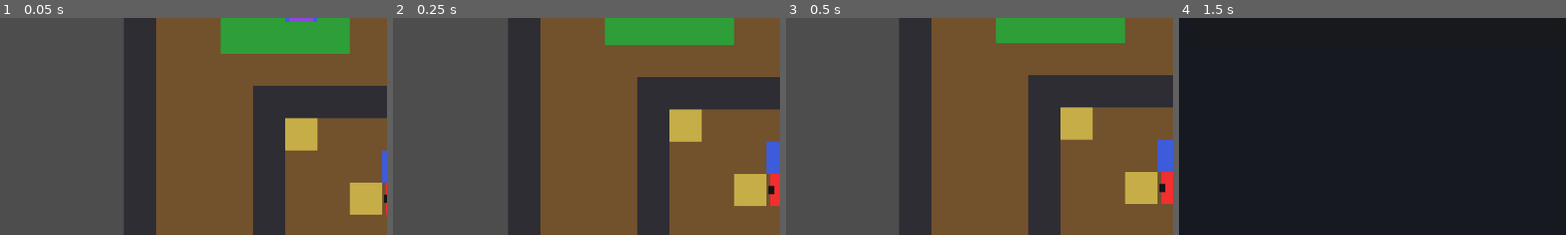
Above: before the commit, frames 1-4 (left to right).
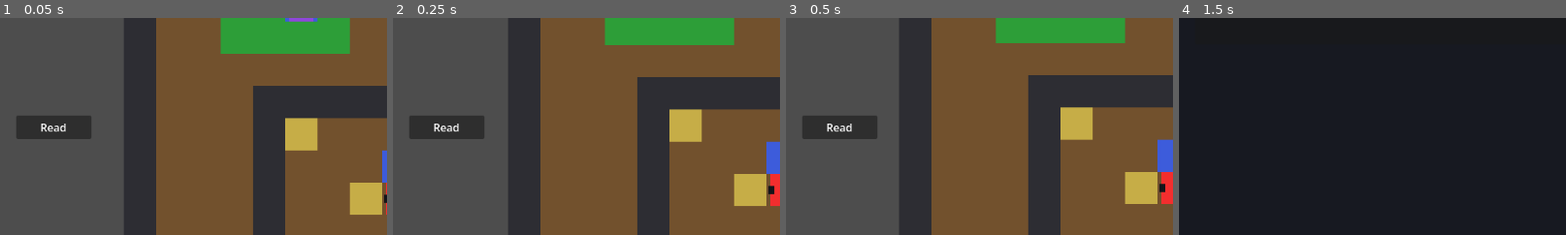
Above: after the commit, the same moments.

Repository: CHEESEMARSHALL/pepemon
Game: Godot game, scene res://scenes/game/GameRoot.tscn
The game is run twice, just before and just after one commit, with the same random seed, the same clock (stepped at 60 frames per second) and the same inputs.
Inputs (mouse positions are % of the whole screen's width and height, from its top left):
- Up to frame 1 (0.05 s): no input
- Up to frame 2 (0.25 s): no input
- Up to frame 3 (0.5 s): no input
- Up to frame 4 (1.5 s): tap Enter (ui_accept) at 0.5 s; move the mouse to (72, 45) at 0.52 s; hold Right (ui_right) 0.53-1.25 s; hold Enter (ui_accept) 0.53-1.25 s; click (72, 45) at 0.67 s; drag from (30, 55) to (45, 70) at 1.27 s
The pictures show only the part of the screen within x 0-50%, y 11-61%; the shares and areas given below are measured in that part.

The runs differ from the first frame. In frame 1, 2.0% of the frame differs, in the area x 4-24%, y 45-56%; in frame 2, 2.0%; in frame 3, 2.0%; in frame 4, nothing differs.

Commit message:
Add overworld interaction prompts

Diff:
--- a/scenes/overworld/Overworld.gd
+++ b/scenes/overworld/Overworld.gd
@@ -28,6 +28,8 @@
 @onready var _player := %Player as PlayerController
 @onready var _ground_tile_map := %GroundTileMap as TileMap
 @onready var _hint_label := %HintLabel as Label
+@onready var _interaction_prompt := %InteractionPrompt as PanelContainer
+@onready var _interaction_prompt_label := %InteractionPromptLabel as Label
 @onready var _dialogue_panel := %DialoguePanel as PanelContainer
 @onready var _dialogue_label := %DialogueLabel as Label
 @onready var _interactables := %Interactables as Node2D
@@ -44,7 +46,9 @@
 	_setup_interactables()
 	_player.interaction_requested.connect(_on_player_interaction_requested)
 	_player.step_finished.connect(_on_player_step_finished)
+	_player.facing_changed.connect(_on_player_facing_changed)
 	_dialogue_panel.visible = false
+	_update_interaction_prompt()
 
 
 func _input(event: InputEvent) -> void:
@@ -198,6 +202,8 @@
 
 
 func _on_player_interaction_requested(cell: Vector2i) -> void:
+	_hide_interaction_prompt()
+
 	if _interactables_by_cell.has(cell):
 		var interactable = _interactables_by_cell[cell]
 
@@ -232,20 +238,25 @@
 	var trainer := _get_sighting_trainer(cell)
 
 	if trainer == null:
-		_check_route_transition(cell)
-		return
-
+		if _check_route_transition(cell):
+			_hide_interaction_prompt()
+			return
+
+		_update_interaction_prompt()
+		return
+
+	_hide_interaction_prompt()
 	_trigger_trainer_sight(trainer)
 
 
-func _check_route_transition(cell: Vector2i) -> void:
+func _check_route_transition(cell: Vector2i) -> bool:
 	if map_data == null or not map_data.has_method("get_transition_entry"):
-		return
+		return false
 
 	var transition: Dictionary = map_data.get_transition_entry(cell)
 
 	if transition.is_empty():
-		return
+		return false
 
 	var target_map = transition.get("target_map", null)
 
@@ -256,10 +267,11 @@
 			target_map = load(target_map_path)
 
 	if target_map == null:
-		return
+		return false
 
 	_player.movement_enabled = false
 	route_transition_requested.emit(target_map, transition.get("target_start_cell", Vector2i.ZERO))
+	return true
 
 
 func _get_sighting_trainer(player_cell: Vector2i) -> Node:
@@ -364,6 +376,7 @@
 
 
 func _show_dialogue(message: String) -> void:
+	_hide_interaction_prompt()
 	_dialogue_label.text = message
 	_dialogue_panel.visible = true
 	_player.movement_enabled = false
@@ -372,6 +385,7 @@
 func close_dialogue() -> void:
 	_dialogue_panel.visible = false
 	_player.movement_enabled = true
+	_update_interaction_prompt()
 
 
 func set_defeated_interactables(defeated_ids: Array[String]) -> void:
@@ -382,6 +396,8 @@
 			interactable.is_defeated = _defeated_interactable_ids.has(str(interactable.get("interactable_id")))
 			interactable.refresh_visual()
 
+	_update_interaction_prompt()
+
 
 func set_collected_interactables(collected_ids: Array[String]) -> void:
 	_collected_interactable_ids = collected_ids.duplicate()
@@ -390,3 +406,64 @@
 		if interactable != null:
 			interactable.is_collected = _collected_interactable_ids.has(str(interactable.get("interactable_id")))
 			interactable.refresh_visual()
+
+	_update_interaction_prompt()
+
+
+func _on_player_facing_changed(_direction: Vector2i) -> void:
+	_update_interaction_prompt()
+
+
+func _update_interaction_prompt() -> void:
+	if _interaction_prompt == null or _interaction_prompt_label == null or _player == null:
+		return
+
+	var prompt_text := _get_interaction_prompt_text()
+
+	if prompt_text.is_empty():
+		_hide_interaction_prompt()
+		return
+
+	_interaction_prompt_label.text = prompt_text
+	_interaction_prompt.visible = true
+
+
+func _hide_interaction_prompt() -> void:
+	if _interaction_prompt != null:
+		_interaction_prompt.visible = false
+
+
+func _get_interaction_prompt_text() -> String:
+	if _dialogue_panel != null and _dialogue_panel.visible:
+		return ""
+
+	if _player == null or not _player.movement_enabled:
+		return ""
+
+	var target_cell := get_player_cell() + _player.get_facing_direction()
+
+	if _interactables_by_cell.has(target_cell):
+		var interactable = _interactables_by_cell[target_cell]
+
+		if interactable == null:
+			return ""
+
+		var action := int(interactable.get("interaction_action"))
+
+		if action == 1:
+			return "Talk" if bool(interactable.get("is_defeated")) else "Battle"
+
+		if action == 2:
+			return "Check" if bool(interactable.get("is_collected")) else "Pick up"
+
+		return "Talk"
+
+	if map_data != null and map_data.has_method("get_sign_message") and not map_data.get_sign_message(target_cell).is_empty():
+		return "Read"
+
+	var tile_data := _ground_tile_map.get_cell_tile_data(0, target_cell) if _ground_tile_map != null else null
+
+	if tile_data != null and not str(tile_data.get_custom_data(INTERACTION_TEXT_DATA_KEY)).is_empty():
+		return "Read"
+
+	return ""
--- a/scenes/overworld/Overworld.tscn
+++ b/scenes/overworld/Overworld.tscn
@@ -52,6 +52,28 @@
 
 [node name="DialogueLayer" type="CanvasLayer" parent="."]
 
+[node name="InteractionPrompt" type="PanelContainer" parent="DialogueLayer"]
+unique_name_in_owner = true
+visible = false
+offset_left = 24.0
+offset_top = 216.0
+offset_right = 136.0
+offset_bottom = 250.0
+
+[node name="InteractionPromptMargin" type="MarginContainer" parent="DialogueLayer/InteractionPrompt"]
+layout_mode = 2
+theme_override_constants/margin_left = 10
+theme_override_constants/margin_top = 6
+theme_override_constants/margin_right = 10
+theme_override_constants/margin_bottom = 6
+
+[node name="InteractionPromptLabel" type="Label" parent="DialogueLayer/InteractionPrompt/InteractionPromptMargin"]
+unique_name_in_owner = true
+layout_mode = 2
+text = "Talk"
+horizontal_alignment = 1
+vertical_alignment = 1
+
 [node name="DialoguePanel" type="PanelContainer" parent="DialogueLayer"]
 unique_name_in_owner = true
 visible = false
--- a/scripts/player/PlayerController.gd
+++ b/scripts/player/PlayerController.gd
@@ -4,6 +4,7 @@
 signal battle_triggered(enemy_monster: Resource, enemy_level: int)
 signal interaction_requested(cell: Vector2i)
 signal step_finished(cell: Vector2i)
+signal facing_changed(direction: Vector2i)
 
 @export_group("Movement")
 @export var movement_enabled := true
@@ -122,6 +123,7 @@
 
 	_facing_direction = direction
 	_update_facing_marker()
+	facing_changed.emit(_facing_direction)
 
 
 func _update_facing_marker() -> void:
--- a/scripts/tests/ValidateOverworldContent.gd
+++ b/scripts/tests/ValidateOverworldContent.gd
@@ -184,10 +184,12 @@
 	var tile_map := overworld.get_node("%GroundTileMap") as TileMap
 	var hint_label := overworld.get_node("%HintLabel") as Label
 	var interactables := overworld.get_node("%Interactables") as Node2D
+	var interaction_prompt := overworld.get_node("%InteractionPrompt") as PanelContainer
+	var interaction_prompt_label := overworld.get_node("%InteractionPromptLabel") as Label
 	var dialogue_panel := overworld.get_node("%DialoguePanel") as PanelContainer
 	var dialogue_label := overworld.get_node("%DialogueLabel") as Label
 
-	if player == null or tile_map == null or hint_label == null or interactables == null or dialogue_panel == null or dialogue_label == null:
+	if player == null or tile_map == null or hint_label == null or interactables == null or interaction_prompt == null or interaction_prompt_label == null or dialogue_panel == null or dialogue_label == null:
 		push_error("Overworld content validation could not find required scene nodes.")
 		quit(1)
 		return
@@ -218,6 +220,7 @@
 		return
 
 	await _validate_player_facing_marker(player)
+	await _validate_interaction_prompt(player, interaction_prompt, interaction_prompt_label, tile_map, Vector2i(8, 8), Vector2i.LEFT, "Read")
 	_validate_interactable_visual(interactables, "ScoutMira", Color(0.24, 0.36, 0.86, 1.0))
 	_validate_interactable_visual(interactables, "TrainerRook", Color(0.92, 0.52, 0.16, 1.0))
 	_validate_interactable_visual(interactables, "Route1Potion", Color(0.56, 0.28, 0.86, 1.0))
@@ -243,6 +246,7 @@
 		quit(1)
 		return
 
+	await _validate_interaction_prompt(player, interaction_prompt, interaction_prompt_label, tile_map, Vector2i(8, 8), Vector2i.LEFT, "Read")
 	player.interact()
 	await process_frame
 
@@ -251,7 +255,13 @@
 		quit(1)
 		return
 
+	if interaction_prompt.visible:
+		push_error("Interaction prompt stayed visible while dialogue was open.")
+		quit(1)
+		return
+
 	await _close_dialogue(dialogue_panel, player)
+	await _validate_interaction_prompt(player, interaction_prompt, interaction_prompt_label, tile_map, Vector2i(8, 8), Vector2i.UP, "Talk")
 	await _validate_blocked_dialogue_interactable(player, dialogue_panel, dialogue_label, tile_map, Vector2i(8, 8), Vector2i.UP, "Scout Mira")
 	await _close_dialogue(dialogue_panel, player)
 	await _validate_blocked_dialogue_interactable(player, dialogue_panel, dialogue_label, tile_map, Vector2i(6, 9), Vector2i.DOWN, "Keeper Sol")
@@ -259,18 +269,22 @@
 
 	overworld.trainer_battle_triggered.connect(_on_trainer_battle_triggered)
 	overworld.pickup_collected.connect(_on_pickup_collected)
+	await _validate_interaction_prompt(player, interaction_prompt, interaction_prompt_label, tile_map, Vector2i(10, 7), Vector2i.UP, "Battle")
 	await _validate_trainer_interactable(player, tile_map, Vector2i(10, 7), Vector2i.UP, 4)
 	await _validate_trainer_interactable(player, tile_map, Vector2i(11, 10), Vector2i.UP, 5)
 	var defeated_trainers: Array[String] = ["trainer_rook"]
 	overworld.set_defeated_interactables(defeated_trainers)
 	_validate_interactable_visual(interactables, "TrainerRook", Color(0.45, 0.45, 0.5, 1.0))
+	await _validate_interaction_prompt(player, interaction_prompt, interaction_prompt_label, tile_map, Vector2i(10, 7), Vector2i.UP, "Talk")
 	await _validate_defeated_trainer_dialogue(player, dialogue_panel, dialogue_label, tile_map, Vector2i(10, 7), Vector2i.UP, "Good match")
 	await _close_dialogue(dialogue_panel, player)
+	await _validate_interaction_prompt(player, interaction_prompt, interaction_prompt_label, tile_map, Vector2i(5, 3), Vector2i.UP, "Pick up")
 	await _validate_pickup_interactable(player, dialogue_panel, dialogue_label, tile_map, Vector2i(5, 3), Vector2i.UP, "route1_potion", "potion", 1, "Found a Potion")
 	await _close_dialogue(dialogue_panel, player)
 	var collected_pickups: Array[String] = ["route1_capsules"]
 	overworld.set_collected_interactables(collected_pickups)
 	_validate_interactable_visual(interactables, "Route1Capsules", Color(0.45, 0.45, 0.5, 1.0))
+	await _validate_interaction_prompt(player, interaction_prompt, interaction_prompt_label, tile_map, Vector2i(12, 3), Vector2i.UP, "Check")
 	await _validate_collected_pickup_dialogue(player, dialogue_panel, dialogue_label, tile_map, Vector2i(12, 3), Vector2i.UP, "empty")
 	overworld.queue_free()
 
@@ -282,10 +296,12 @@
 	var tile_map := overworld.get_node("%GroundTileMap") as TileMap
 	var hint_label := overworld.get_node("%HintLabel") as Label
 	var interactables := overworld.get_node("%Interactables") as Node2D
+	var interaction_prompt := overworld.get_node("%InteractionPrompt") as PanelContainer
+	var interaction_prompt_label := overworld.get_node("%InteractionPromptLabel") as Label
 	var dialogue_panel := overworld.get_node("%DialoguePanel") as PanelContainer
 	var dialogue_label := overworld.get_node("%DialogueLabel") as Label
 
-	if player == null or tile_map == null or hint_label == null or interactables == null or dialogue_panel == null or dialogue_label == null:
+	if player == null or tile_map == null or hint_label == null or interactables == null or interaction_prompt == null or interaction_prompt_label == null or dialogue_panel == null or dialogue_label == null:
 		push_error("Route 2 scene validation could not find required scene nodes.")
 		quit(1)
 		return
@@ -312,21 +328,26 @@
 	_validate_interactable_visual(interactables, "TrainerPike", Color(0.92, 0.52, 0.16, 1.0))
 	_validate_interactable_visual(interactables, "Route2Capsule", Color(0.56, 0.28, 0.86, 1.0))
 
+	await _validate_interaction_prompt(player, interaction_prompt, interaction_prompt_label, tile_map, Vector2i(4, 9), Vector2i.UP, "Talk")
 	await _validate_blocked_dialogue_interactable(player, dialogue_panel, dialogue_label, tile_map, Vector2i(4, 9), Vector2i.UP, "Drifter Nia")
 	await _close_dialogue(dialogue_panel, player)
 	overworld.trainer_battle_triggered.connect(_on_trainer_battle_triggered)
 	overworld.pickup_collected.connect(_on_pickup_collected)
+	await _validate_interaction_prompt(player, interaction_prompt, interaction_prompt_label, tile_map, Vector2i(12, 8), Vector2i.LEFT, "Battle")
 	await _validate_trainer_interactable(player, tile_map, Vector2i(12, 8), Vector2i.LEFT, 6)
 	var defeated_trainers: Array[String] = ["trainer_pike"]
 	overworld.set_defeated_interactables(defeated_trainers)
 	_validate_interactable_visual(interactables, "TrainerPike", Color(0.45, 0.45, 0.5, 1.0))
+	await _validate_interaction_prompt(player, interaction_prompt, interaction_prompt_label, tile_map, Vector2i(12, 8), Vector2i.LEFT, "Talk")
 	await _validate_defeated_trainer_dialogue(player, dialogue_panel, dialogue_label, tile_map, Vector2i(12, 8), Vector2i.LEFT, "type matchups")
 	await _close_dialogue(dialogue_panel, player)
+	await _validate_interaction_prompt(player, interaction_prompt, interaction_prompt_label, tile_map, Vector2i(13, 9), Vector2i.DOWN, "Pick up")
 	await _validate_pickup_interactable(player, dialogue_panel, dialogue_label, tile_map, Vector2i(13, 9), Vector2i.DOWN, "route2_capsule", "capture_capsule", 1, "Found a Capture Capsule")
 	await _close_dialogue(dialogue_panel, player)
 	var collected_pickups: Array[String] = ["route2_capsule"]
 	overworld.set_collected_interactables(collected_pickups)
 	_validate_interactable_visual(interactables, "Route2Capsule", Color(0.45, 0.45, 0.5, 1.0))
+	await _validate_interaction_prompt(player, interaction_prompt, interaction_prompt_label, tile_map, Vector2i(13, 9), Vector2i.DOWN, "Check")
 	await _validate_collected_pickup_dialogue(player, dialogue_panel, dialogue_label, tile_map, Vector2i(13, 9), Vector2i.DOWN, "empty")
 	overworld.queue_free()
 
@@ -704,6 +725,30 @@
 
 	player.set_facing_direction(Vector2i.LEFT)
 	await process_frame
+
+
+func _validate_interaction_prompt(
+	player: PlayerController,
+	interaction_prompt: PanelContainer,
+	interaction_prompt_label: Label,
+	tile_map: TileMap,
+	start_cell: Vector2i,
+	direction: Vector2i,
+	expected_text: String
+) -> void:
+	player.global_position = tile_map.to_global(tile_map.map_to_local(start_cell))
+	await process_frame
+	player.set_facing_direction(direction)
+	await process_frame
+
+	if not interaction_prompt.visible:
+		push_error("Interaction prompt did not appear for %s at %s." % [expected_text, str(start_cell + direction)])
+		quit(1)
+		return
+
+	if interaction_prompt_label.text != expected_text:
+		push_error("Interaction prompt expected '%s', got '%s'." % [expected_text, interaction_prompt_label.text])
+		quit(1)
 
 
 func _validate_blocked_dialogue_interactable(
